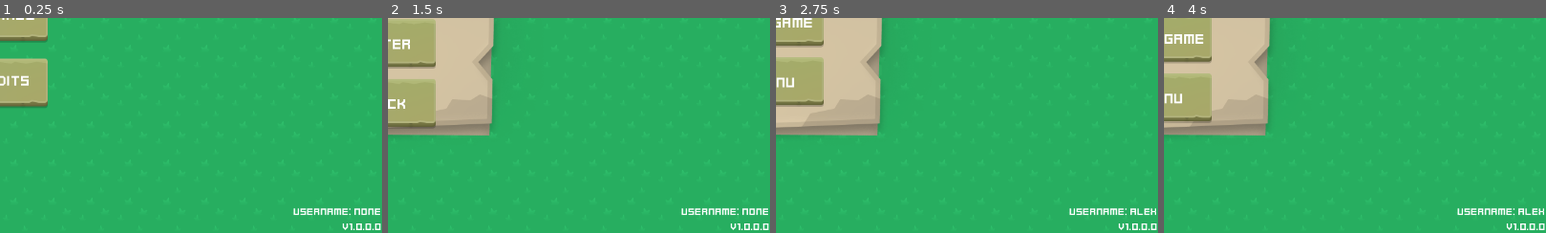
Above: before the commit, frames 1-4 (left to right).
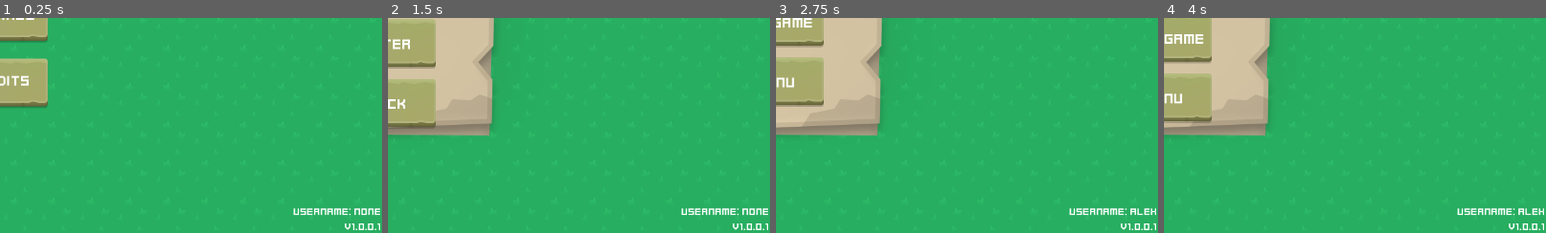
Above: after the commit, the same moments.

Repository: Sparrowworks/Left2Die
Game: Godot game, scene res://src/MainMenu/MainMenu.tscn
The game is run twice, just before and just after one commit, with the same random seed, the same clock (stepped at 60 frames per second) and the same inputs. Sound files missing from this copy of the repository are replaced by a short silence.
Inputs (mouse positions are % of the whole screen's width and height, from its top left):
- Up to frame 1 (0.25 s): no input
- Up to frame 2 (1.5 s): click "Play game" at 0.5 s; click (50, 46) at 1.27 s; type "Alex" at 1.35 s
- Up to frame 3 (2.75 s): click "ENTER" at 2 s
- Up to frame 4 (4 s): click "HOST GAME" at 2.75 s; click (50, 36) at 3.52 s; type "12" at 3.6 s
The pictures show only the part of the screen within x 50-100%, y 50-100%; the shares and areas given below are measured in that part.

The runs differ from the first frame. In frame 1, 0.2% of the frame differs, in the area x 89-100%, y 95-99%; in frame 2, 0.2%; in frame 3, 0.2%; in frame 4, 0.2%.

Commit message:
Fixed kick button in Lobby

Diff:
--- a/project.godot
+++ b/project.godot
@@ -11,7 +11,7 @@
 [application]
 
 config/name="Left2Die"
-config/version="1.0.0.0"
+config/version="1.0.0.1"
 run/main_scene="res://src/MainMenu/MainMenu.tscn"
 config/features=PackedStringArray("4.3", "GL Compatibility")
 config/icon="res://icon.svg"
--- a/src/Network/LobbyMenu/LobbyMenu.tscn
+++ b/src/Network/LobbyMenu/LobbyMenu.tscn
@@ -129,4 +129,8 @@
 horizontal_alignment = 1
 vertical_alignment = 1
 
+[connection signal="player_kicked" from="PanelContainer/VBoxContainer/PlayerList/LobbyPlayer" to="." method="_on_lobby_player_player_kicked"]
+[connection signal="player_kicked" from="PanelContainer/VBoxContainer/PlayerList/LobbyPlayer2" to="." method="_on_lobby_player_player_kicked"]
+[connection signal="player_kicked" from="PanelContainer/VBoxContainer/PlayerList/LobbyPlayer3" to="." method="_on_lobby_player_player_kicked"]
+[connection signal="player_kicked" from="PanelContainer/VBoxContainer/PlayerList/LobbyPlayer4" to="." method="_on_lobby_player_player_kicked"]
 [connection signal="pressed" from="PanelContainer/VBoxContainer/Control/StartButton" to="." method="_on_start_button_pressed"]
--- a/src/Network/LobbyMenu/LobbyPlayer/LobbyPlayer.tscn
+++ b/src/Network/LobbyMenu/LobbyPlayer/LobbyPlayer.tscn
@@ -34,6 +34,7 @@
 custom_minimum_size = Vector2(40, 50)
 layout_mode = 2
 size_flags_horizontal = 4
+mouse_filter = 1
 
 [node name="KickButton" type="Button" parent="HBoxContainer/Control"]
 layout_mode = 1
@@ -55,4 +56,4 @@
 stream = ExtResource("4_pvi26")
 bus = &"SFX"
 
-[connection signal="pressed" from="HBoxContainer/Control/KickButton" to="HBoxContainer" method="_on_kick_button_pressed"]
+[connection signal="pressed" from="HBoxContainer/Control/KickButton" to="." method="_on_kick_button_pressed"]
--- a/src/Network/LobbyMenu/lobby_menu.gd
+++ b/src/Network/LobbyMenu/lobby_menu.gd
@@ -26,6 +26,7 @@
 
 	for idx in range(0, player_list.get_child_count()):
 		var lobby_player: LobbyPlayer = player_list.get_child(idx)
+
 		if players.size() <= idx:
 			lobby_player.hide()
 			continue
